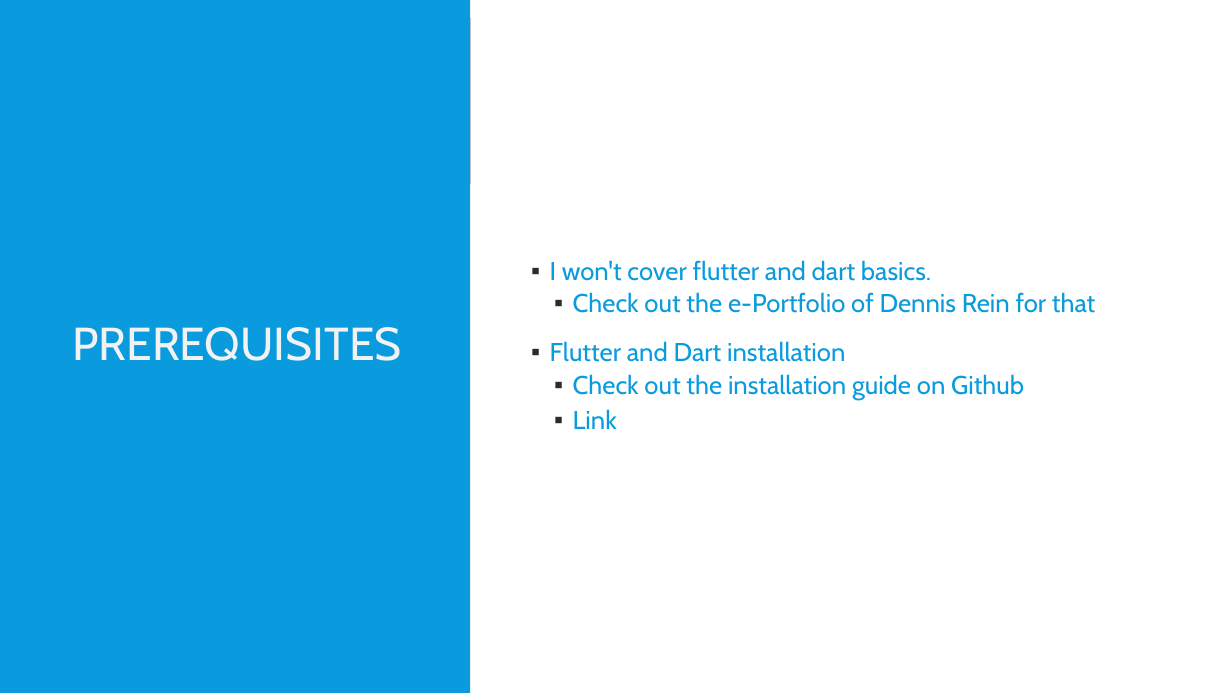
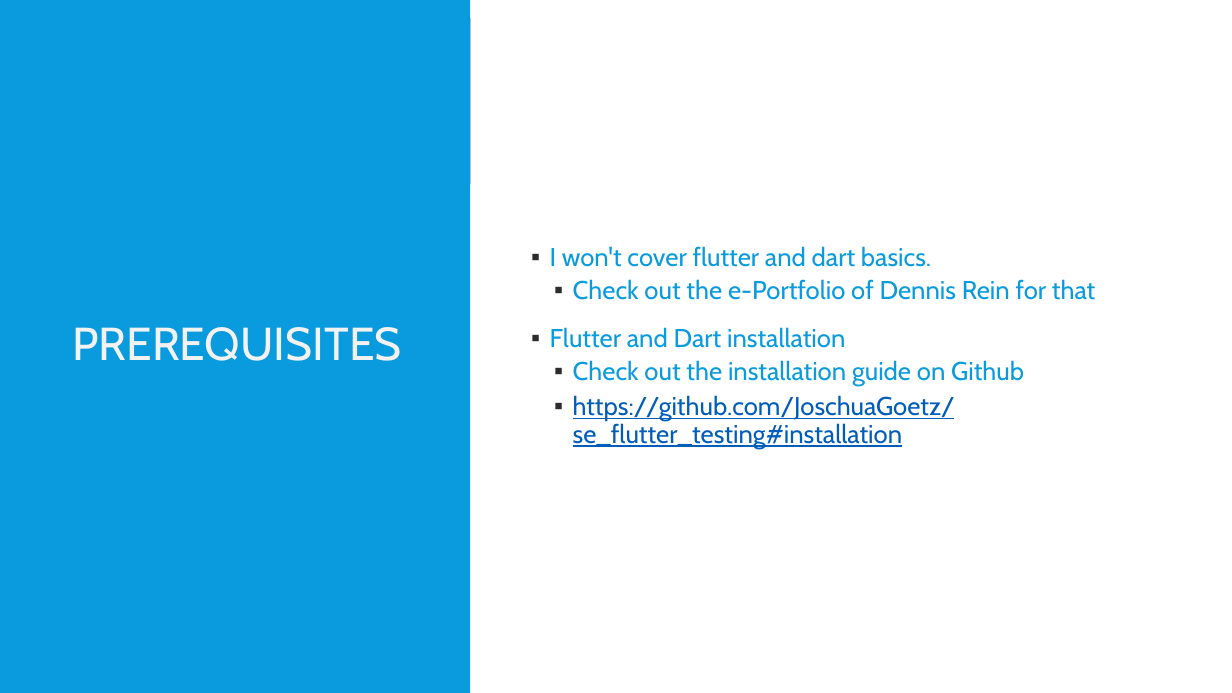
Before and after one commit to JoschuaGoetz/se_flutter_testing, a slide deck: slide 2 of Flutter_Testing.pptx. Drawn at 1232x693 pixels with LibreOffice and Linux fonts; fonts in the diff are those of the drawing. Boxes give left, top, right and bottom in pixels: in the first picture for what was removed or moved away, otherwise in the second. Text is boxed around its words. In the diff, an @@ line names an element or a change of style, - is before the commit and + after.

Commit message:
Add installation link

```diff
--- a/Flutter_Testing.pptx
+++ b/Flutter_Testing.pptx
@@ text at [573,395,955,449]: text changed; text colour #099BDD to #005DBA @@
-  ▪ Link
+  ▪ https://github.com/JoschuaGoetz/se_flutter_testing#installation
```
Also in this commit, not shown: 2 other files.
